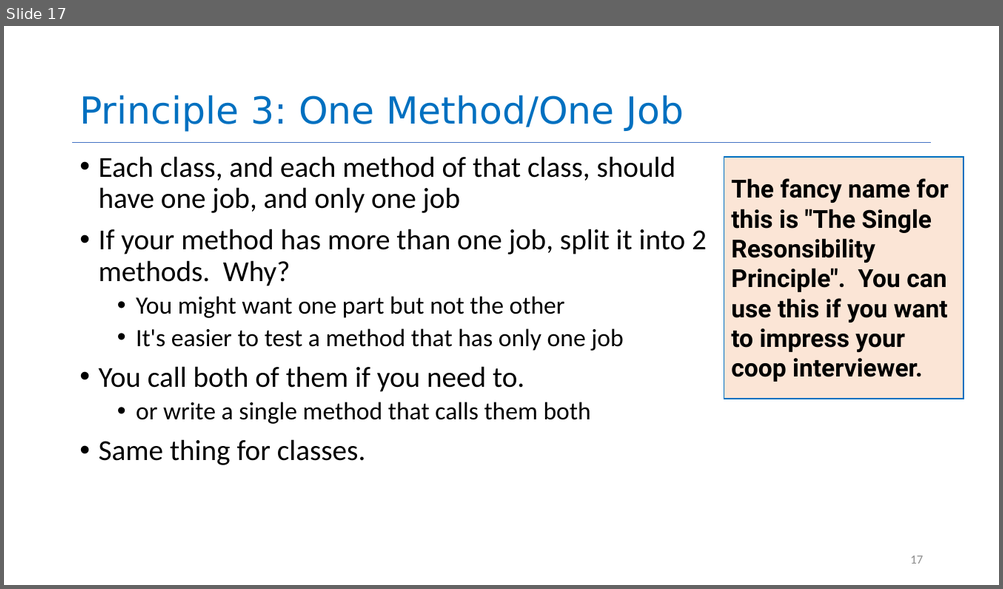
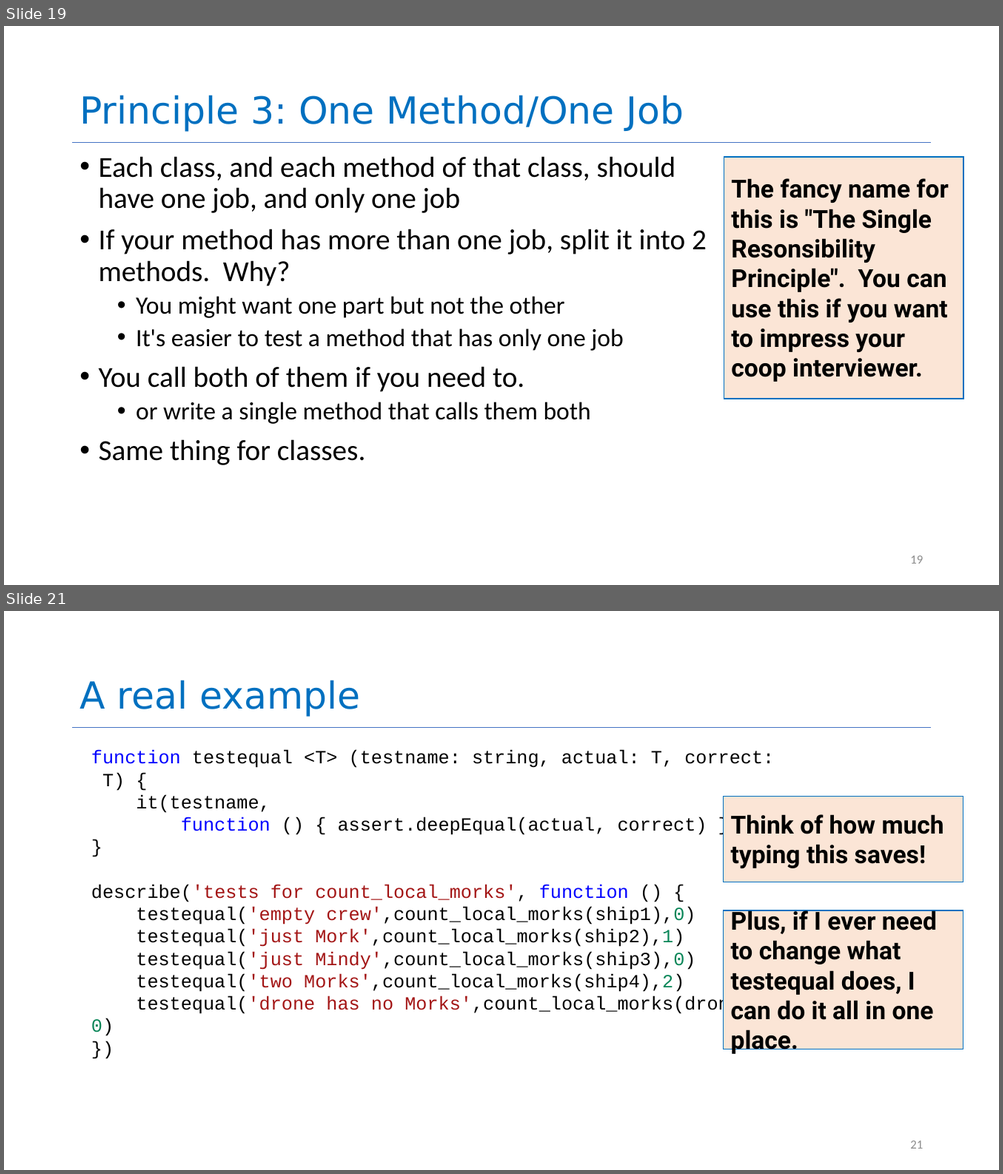
Before and after one commit to neu-se/CS4530-CS5500-Spring-2021, a slide deck: Slides/Lesson 1.2 General Program Design Principles.pptx. Shown one above the other, each under a label of ours: slide 17 before the commit, slides 19 and 21 after it; the slides between them are not shown. The pictures are 1003x589 and 1003x1174 pixels, drawn with LibreOffice and Linux fonts; fonts in the diff are those of the drawing. Boxes give left, top, right and bottom in pixels: in the first picture for what was removed or moved away, otherwise in the second. Text is boxed around its words. In the diff, an @@ line names an element or a change of style, - is before the commit and + after.

```diff
--- a/Slides/Lesson 1.2 General Program Design Principles.pptx
+++ b/Slides/Lesson 1.2 General Program Design Principles.pptx
@@ slide 21 added at <box>4,611,999,1170</box>, background #FFFFFF; not listed: 1 template element that a slide beside it also shows @@
@@ title added at <box>79,680,360,717</box>, 36 pt, text #0070C0 @@
+A real example
@@ text added at <box>91,750,774,1017</box>, 18 pt, text #000000 @@
+function testequal <T> (testname: string, actual: T, correct: T) {
+it(testname,
+function () { assert.deepEqual(actual, correct) })
+}
+describe('tests for count_local_morks', function () {
+testequal('empty crew',count_local_morks(ship1),0)
+testequal('just Mork',count_local_morks(ship2),1)
+testequal('just Mindy',count_local_morks(ship3),0)
+testequal('two Morks',count_local_morks(ship4),2)
+testequal('drone has no Morks',count_local_morks(drone1),0)
+})
@@ rectangle added at <box>723,796,963,882</box>, fill #FBE5D6, outline #0070C0 1 pt, 24 pt, text #000000, bold @@
+Think of how much typing this saves!
@@ rectangle added at <box>723,911,963,1050</box>, fill #FBE5D6, outline #0070C0 1 pt, 24 pt, text #000000, bold @@
+Plus, if I ever need to change what testequal does, I can do it all in one place.
@@ page number added at <box>910,1141,922,1149</box>, 12 pt, text #8C8C8C @@
+21
@@ what was slide 17 is now slide 19 @@
@@ page number at <box>910,556,922,564</box>: text changed @@
-17
+19
```
Also in this commit, not shown: 7 slides changed, 7 other slides added, 2 other files.
